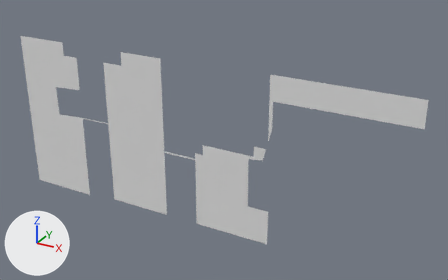
The OBJ model plane/apartment-plane-gap.obj, before and after one commit.
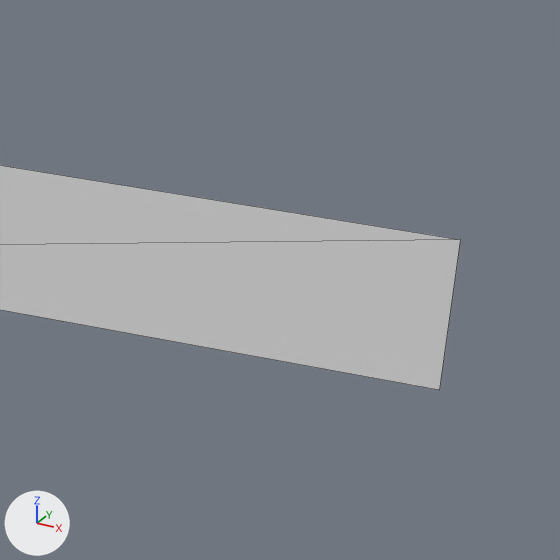
Old and new are each drawn whole from a 50 mm camera at (9512.0, -13522.0, 6759.0) aimed at (1795.0, 509.0, -256.0) and again close up on the part from 76% to 100% of the width and 19% to 58% of the height. The lights are fixed; the arrows at lower left show +X, +Y and +Z. The close-ups show mesh edges as thin lines. Where no turn or scale is listed for an object, it has been applied to the vertices. Vertices at the same position are counted once.

In view in the first close-up: 'Kitchen.001'.
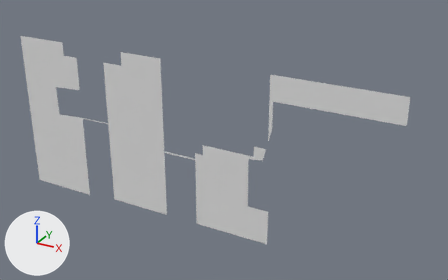
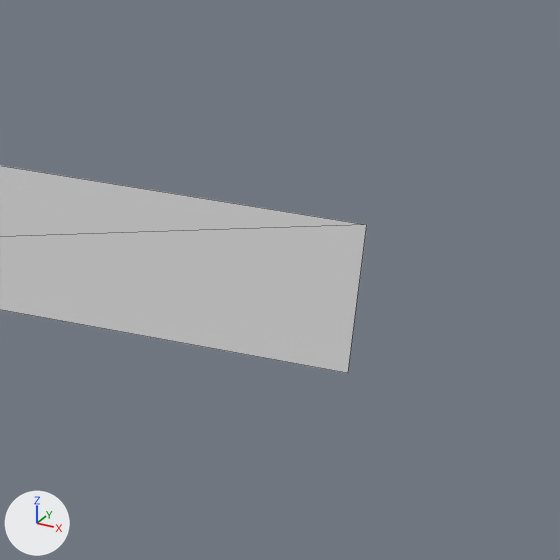
The newer file is also turned or shifted as a whole; pictures and numbers use the older file's frame.

Pixel boxes (x1, y1, x2, y2) of what changed, in the close-ups (560 x 560 px):
'Kitchen.001', reshaped: before (0, 165, 461, 390); after (0, 165, 367, 373)

Edits to the bpy script that builds the scene:
```text
Change me_kitchen_001:
    where me_kitchen_001.from_pydata(...)  # 59 vertices, 62 faces, 8 loose edges; spans x -5100.0..7236.0, y 0.0, z -3000.0..2050.0
    used by ob_kitchen_001; location = (0.0, 0.0, 0.0)
    verts and faces of me_kitchen_001; kept vertices keep their numbers, new ones are numbered from 59
    before: 17 (7236.0, 0.0, 1350.0) at pixel (439, 390), 24 (7236.0, 0.0, 2050.0) at pixel (460, 239)
    me_kitchen_001 part 1
    add verts[17] = (6836.0, 0.0, 1350.0)  # moved, pixel (348, 373)
    add verts[24] = (6836.0, 0.0, 2050.0)  # moved, pixel (366, 224)
```
